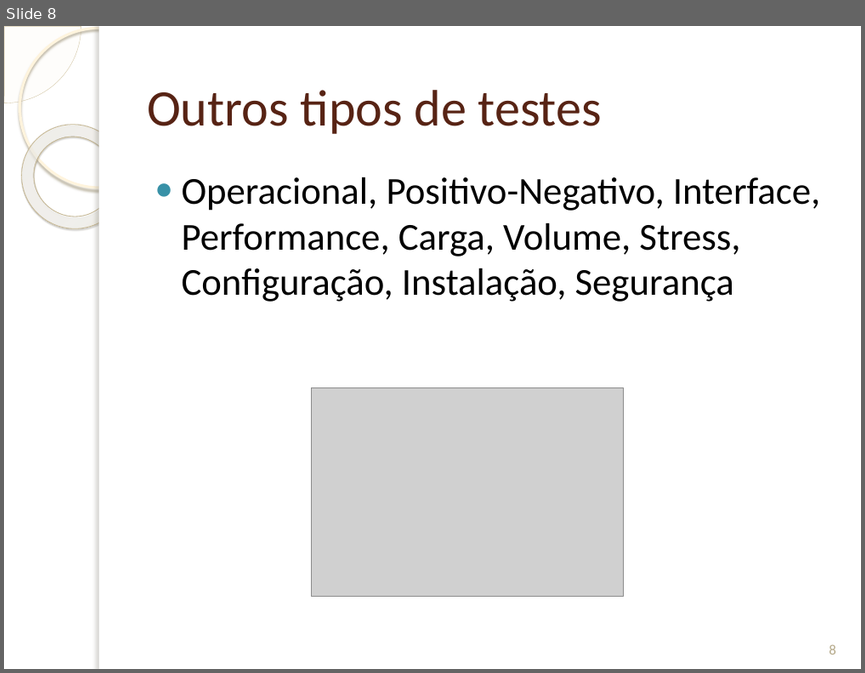
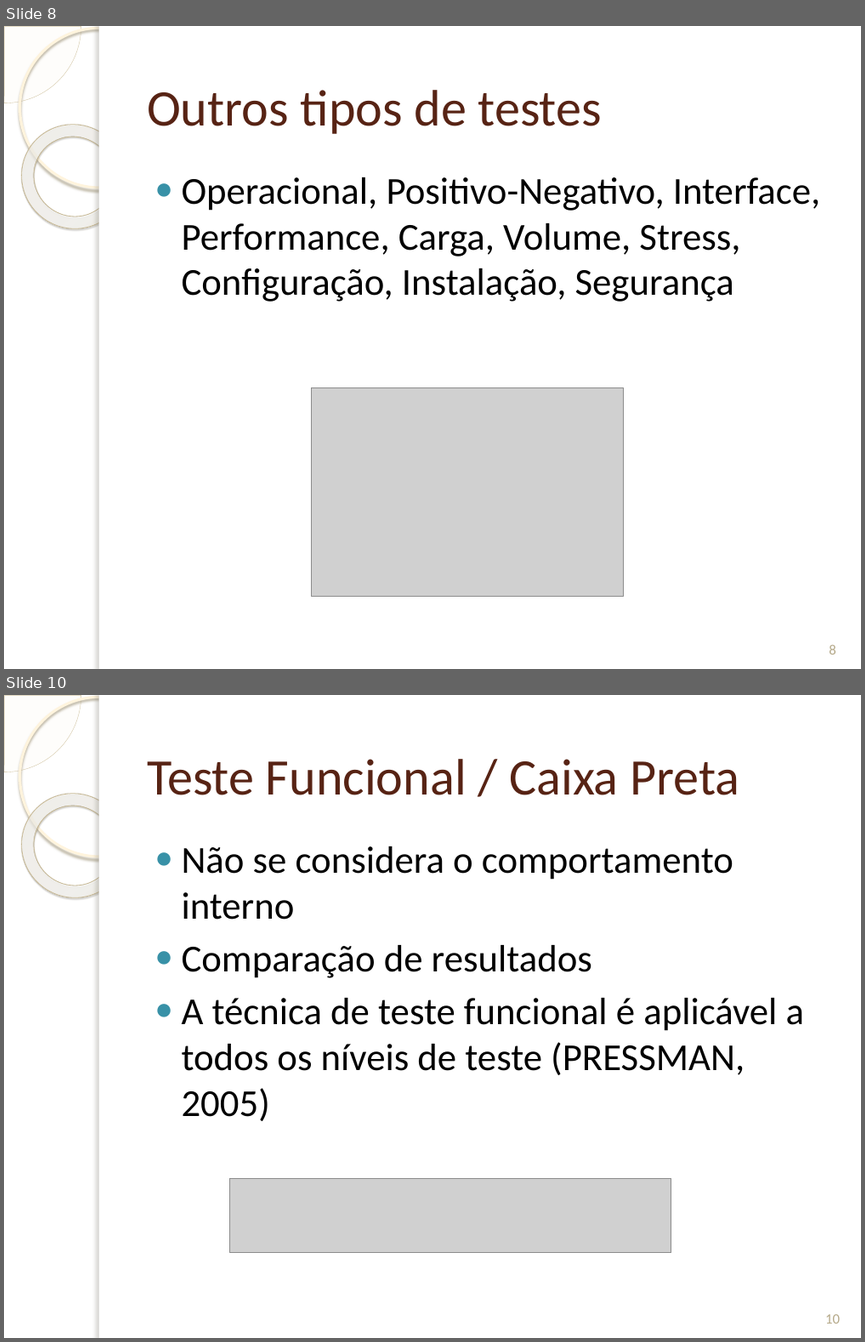
Before and after one commit to GilsonFonseca/TrabEngCompGrupo1, a slide deck: Trab Eng Software/Projeto sobre Testes/Teste de Software apoiado por ferramentas livres.pptx. Shown one above the other, each under a label of ours: slide 8 before the commit, slides 8 and 10 after it; the slides between them are not shown. The pictures are 865x673 and 865x1342 pixels, drawn with LibreOffice and Linux fonts; fonts in the diff are those of the drawing; grey boxes stand for pictures; background and template pictures are left out. Boxes give left, top, right and bottom in pixels: in the first picture for what was removed or moved away, otherwise in the second. Text is boxed around its words. In the diff, an @@ line names an element or a change of style, - is before the commit and + after.

```diff
--- a/Trab Eng Software/Projeto sobre Testes/Teste de Software apoiado por ferramentas livres.pptx
+++ b/Trab Eng Software/Projeto sobre Testes/Teste de Software apoiado por ferramentas livres.pptx
@@ slide 10 added at <box>4,695,861,1338</box>, background picture (left out); not listed: 5 template elements that a slide beside it also shows @@
@@ title added at <box>147,759,739,795</box>, 43 pt, text #572314 @@
+Teste Funcional / Caixa Preta
@@ text added at <box>182,846,804,1121</box>, 32 pt, text #000000 @@
+● Não se considera o comportamento interno
+● Comparação de resultados
+● A técnica de teste funcional é aplicável a todos os níveis de teste (PRESSMAN, 2005)
@@ picture added at <box>230,1179,671,1253</box> @@
@@ page number added at <box>825,1314,840,1323</box>, 12 pt, text #B6A98A @@
+10
```
Also in this commit, not shown: 2 slides changed, 13 other slides added.
